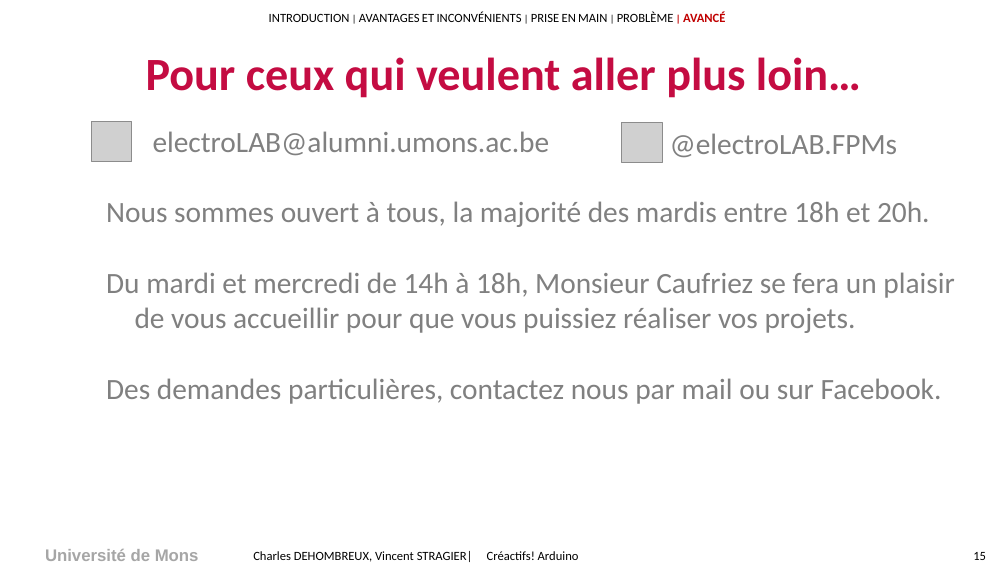
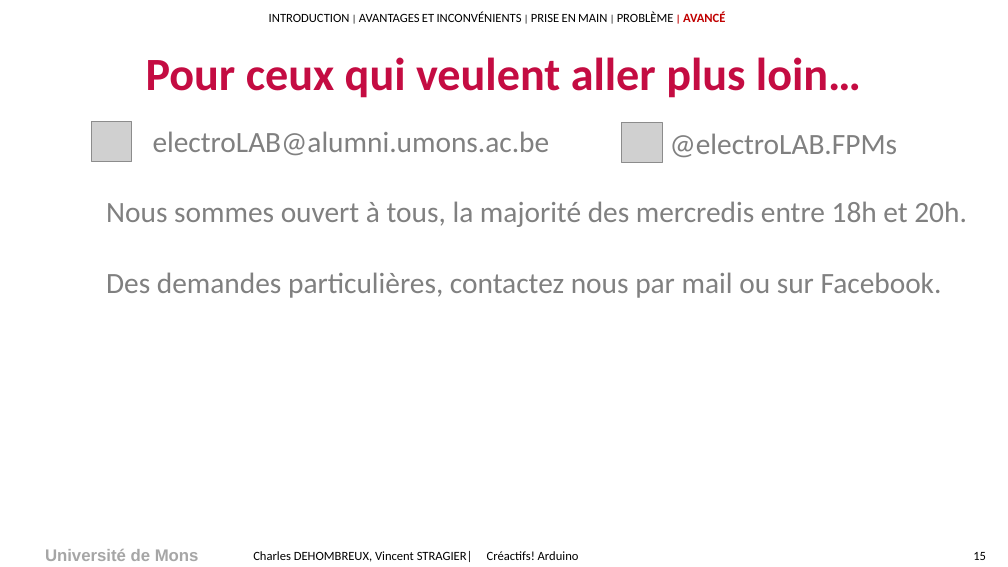
Before and after one commit to Vincent-Stragier/Creactif-electroLAB, a slide deck: slide 15 of Seance_ATtiny85/Slides/ATTiny85.pptx. Drawn at 1008x567 pixels with LibreOffice and Linux fonts; fonts in the diff are those of the drawing; grey boxes stand for pictures; background and template pictures are left out. Boxes give left, top, right and bottom in pixels: in the first picture for what was removed or moved away, otherwise in the second. Text is boxed around its words. In the diff, an @@ line names an element or a change of style, - is before the commit and + after.

```diff
--- a/Seance_ATtiny85/Slides/ATTiny85.pptx
+++ b/Seance_ATtiny85/Slides/ATTiny85.pptx
@@ text at <box>106,201,967,227</box>: text changed @@
-Nous sommes ouvert à tous, la majorité des mardis entre 18h et 20h.
-Du mardi et mercredi de 14h à 18h, Monsieur Caufriez se fera un plaisir de vous accueillir pour que vous puissiez réaliser vos projets.
+Nous sommes ouvert à tous, la majorité des mercredis entre 18h et 20h.
```
Also in this commit, not shown: 3 other slides changed, 1 other file.
